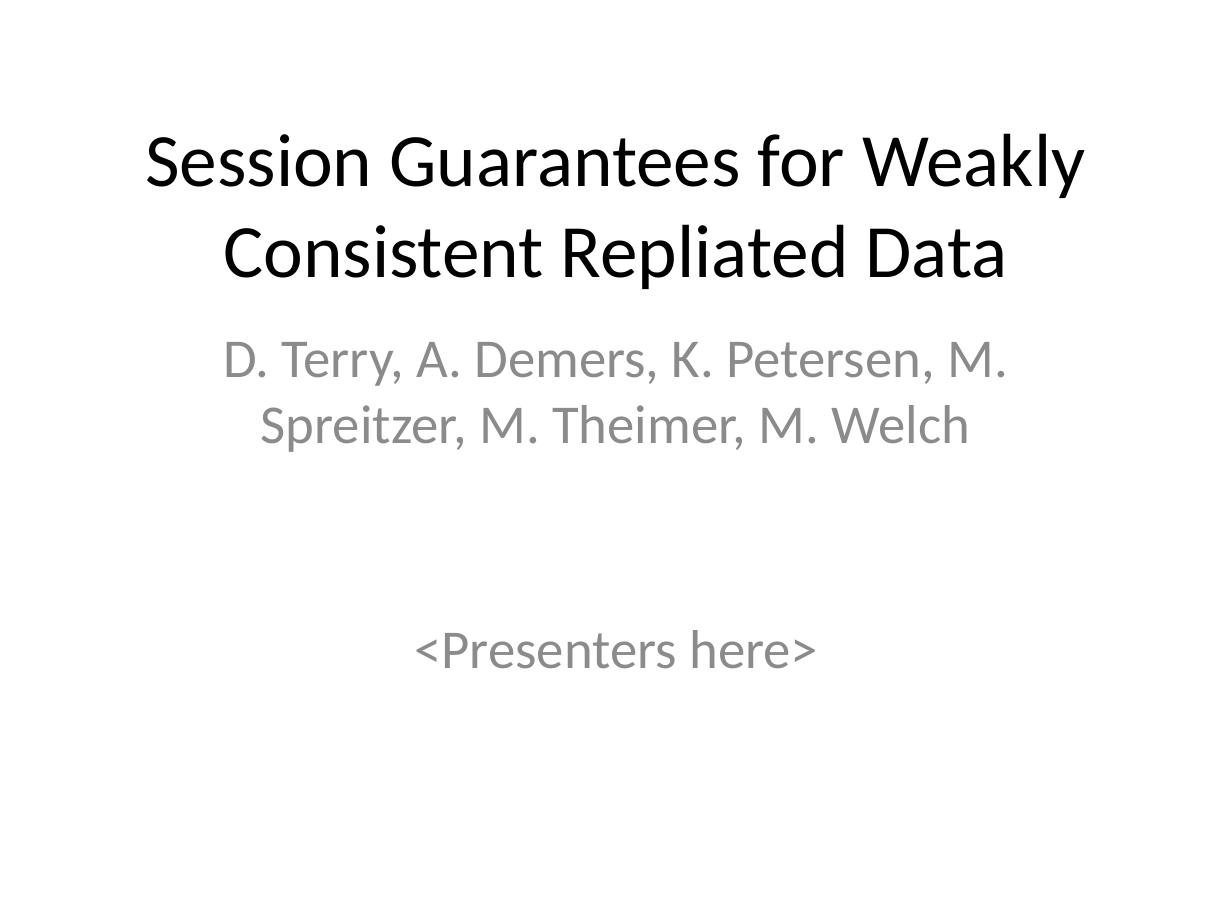
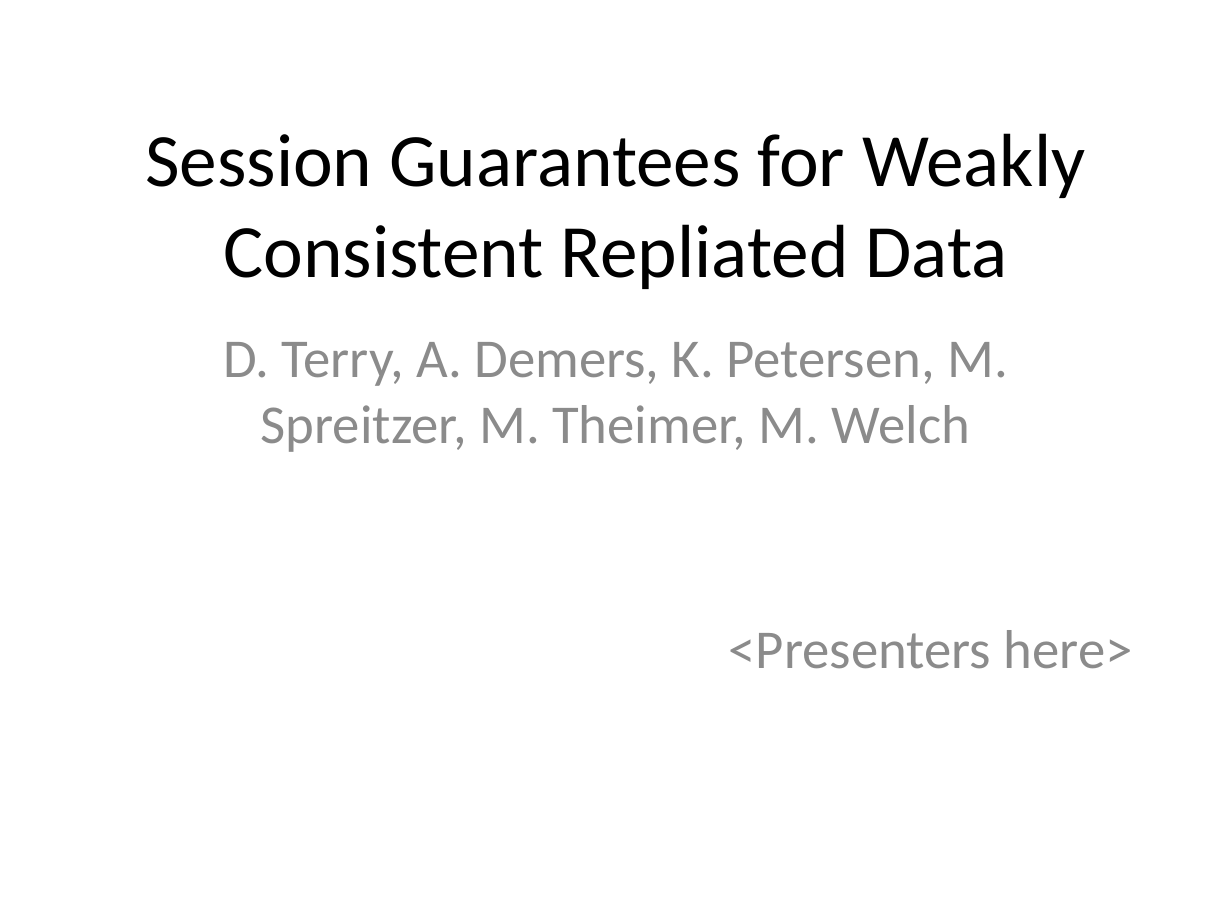
Before and after one commit to balidani/bomberman, a slide deck: slide 1 of presentation/slides_daniel.pptx. Drawn at 1232x924 pixels with LibreOffice and Linux fonts; fonts in the diff are those of the drawing. Boxes give left, top, right and bottom in pixels: in the first picture for what was removed or moved away, otherwise in the second. Text is boxed around its words. In the diff, an @@ line names an element or a change of style, - is before the commit and + after.

```diff
--- a/presentation/slides_daniel.pptx
+++ b/presentation/slides_daniel.pptx
@@ text "<Presenters here>": place and size @@
-text "<Presenters here>" at <box>414,630,818,669</box>
+text "<Presenters here>" at <box>729,630,1133,669</box>
```
Also in this commit, not shown: 2 other slides changed, 7 slides added.
